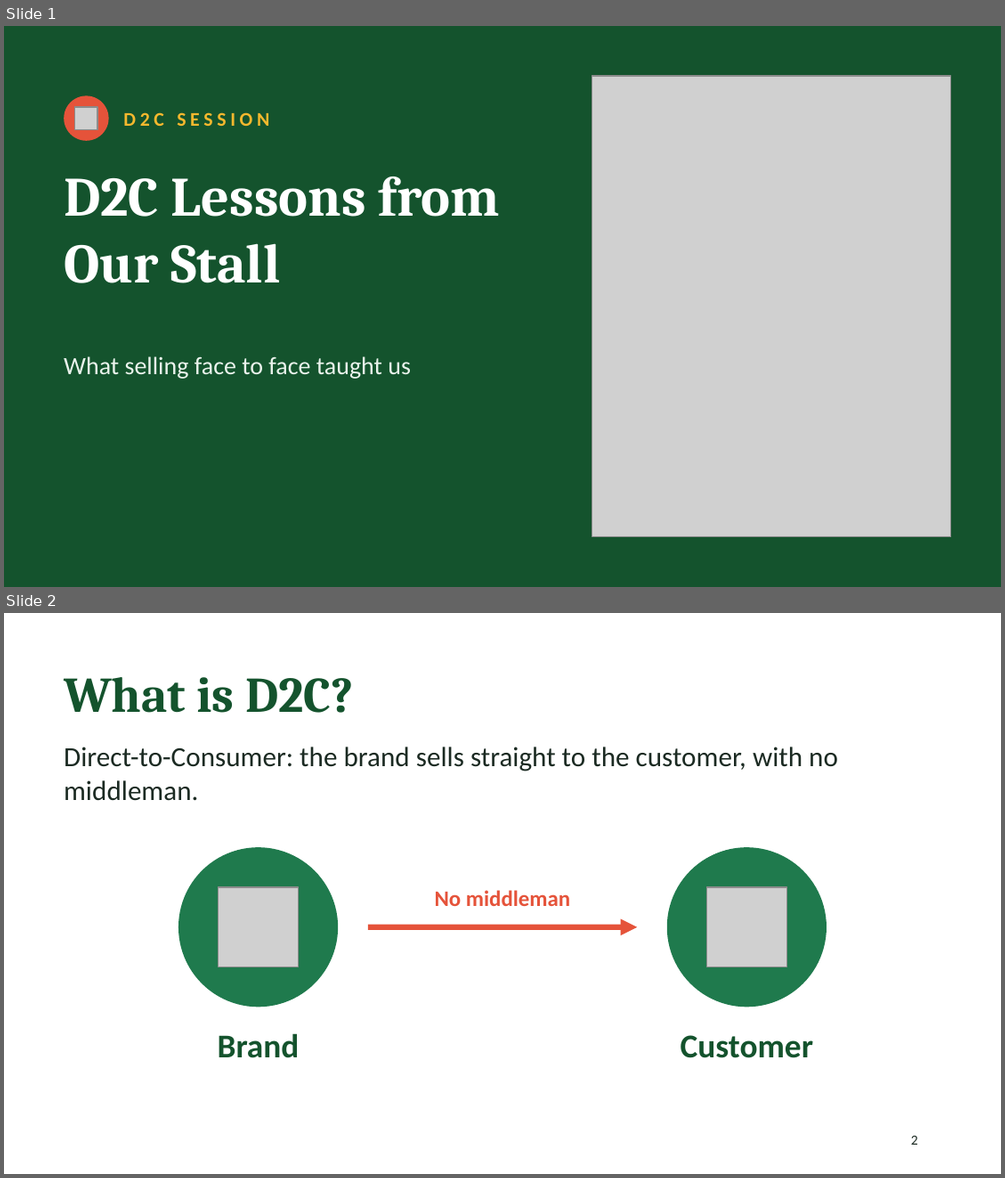
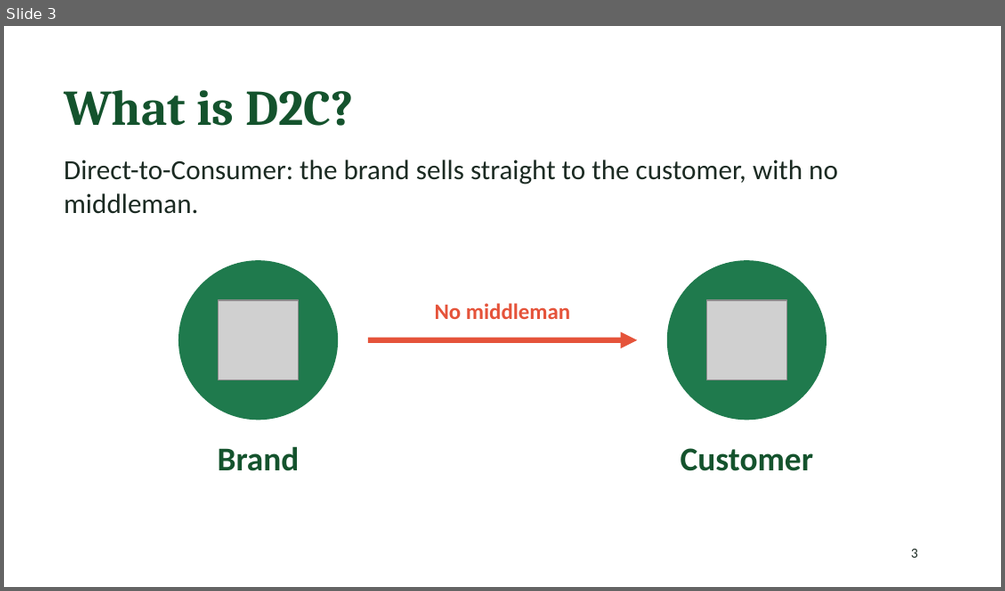
Before and after one commit to geetikamehta-aspora/aspora-social, a slide deck: d2c-lecture/D2C_Lecture.pptx. Shown one above the other, each under a label of ours: slides 1 and 2 before the commit, slide 3 after it. The pictures are 1005x1178 and 1005x591 pixels, drawn with LibreOffice and Linux fonts; fonts in the diff are those of the drawing; grey boxes stand for pictures. Boxes give left, top, right and bottom in pixels: in the first picture for what was removed or moved away, otherwise in the second. Text is boxed around its words. In the diff, an @@ line names an element or a change of style, - is before the commit and + after.

```diff
--- a/d2c-lecture/D2C_Lecture.pptx
+++ b/d2c-lecture/D2C_Lecture.pptx
@@ slide 1 removed at <box>4,26,1001,587</box>, background #14532D @@
@@ picture removed at <box>592,76,951,536</box> @@
@@ ellipse removed at <box>64,95,109,141</box> @@
@@ picture removed at <box>75,107,97,129</box> @@
@@ text removed at <box>123,112,269,126</box> @@
-D2C SESSION
@@ title removed at <box>64,176,500,283</box> @@
-D2C Lessons from Our Stall
@@ text removed at <box>64,356,411,378</box> @@
-What selling face to face taught us
@@ what was slide 2 is now slide 3 @@
@@ page number at <box>911,548,918,557</box>: text changed @@
-2
+3
```
Also in this commit, not shown: 5 slides changed, 5 slides added.
